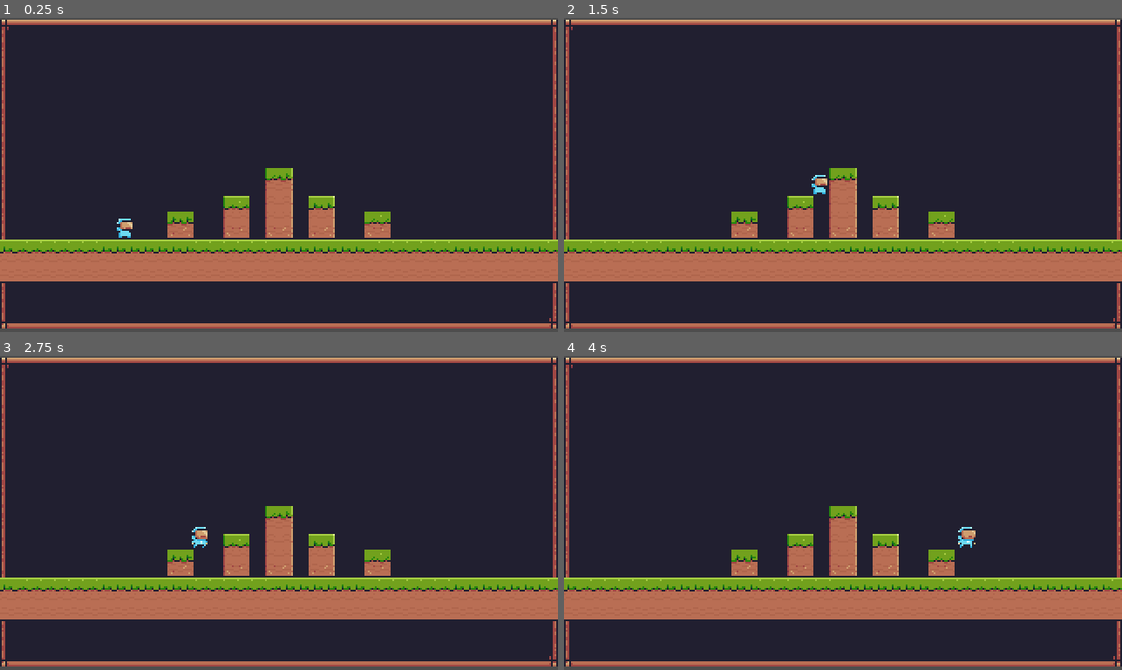
Above: before the commit, frames 1-4 (two rows, left to right).
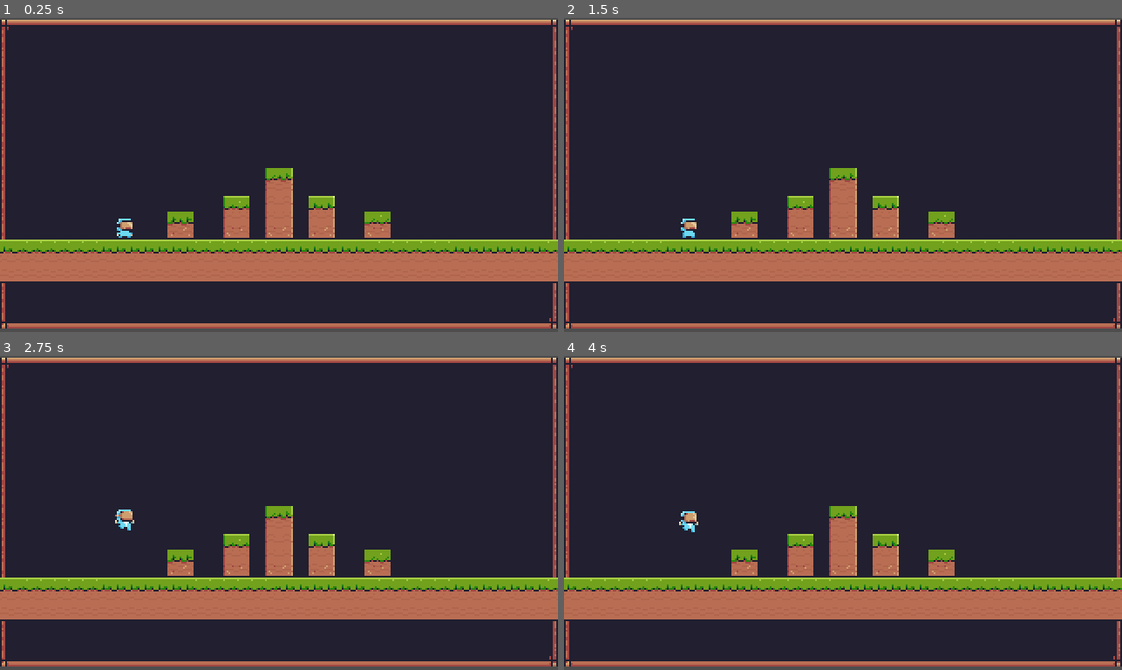
Above: after the commit, the same moments.

Repository: raysandzzz/just-leap
Game: Godot game, scene res://scenes/main_scene/main_scene.tscn
The game is run twice, just before and just after one commit, with the same random seed, the same clock (stepped at 60 frames per second) and the same inputs.
Inputs:
- Up to frame 1 (0.25 s): no input
- Up to frame 2 (1.5 s): tap Enter (ui_accept) at 0.5, 0.6 s; hold Right (ui_right) from 0.53 s (still down); tap W (jump, bound only after the commit) at 0.77, 0.8, 1.07, 1.35 s
- Up to frame 3 (2.75 s): tap W (jump, bound only after the commit) at 1.52, 1.82, 2.3 s; tap Enter (ui_accept) at 1.55, 2.1 s; release Right (ui_right) at 2.03 s; hold Left (ui_left) from 2.03 s (still down)
- Up to frame 4 (4 s): release Left (ui_left) at 2.78 s; hold Right (ui_right) from 2.78 s (still down); tap Enter (ui_accept) at 2.85 s; tap W (jump, bound only after the commit) at 3.02, 3.32, 3.6, 3.77 s

The runs differ from the first frame. In frame 1, less than 0.1% of the frame differs, in the area x 20-24%, y 68-70%; in frame 2, 0.2%; in frame 3, 0.3%, in the area x 20-38%, y 48-62%; in frame 4, 0.3%.

Commit message:
feat: update player script

Diff:
--- a/project.godot
+++ b/project.godot
@@ -23,6 +23,24 @@
 window/size/window_height_override=720
 window/stretch/mode="viewport"
 
+[input]
+
+jump={
+"deadzone": 0.2,
+"events": [Object(InputEventKey,"resource_local_to_scene":false,"resource_name":"","device":-1,"window_id":0,"alt_pressed":false,"shift_pressed":false,"ctrl_pressed":false,"meta_pressed":false,"pressed":false,"keycode":0,"physical_keycode":87,"key_label":0,"unicode":119,"location":0,"echo":false,"script":null)
+]
+}
+left={
+"deadzone": 0.2,
+"events": [Object(InputEventKey,"resource_local_to_scene":false,"resource_name":"","device":-1,"window_id":0,"alt_pressed":false,"shift_pressed":false,"ctrl_pressed":false,"meta_pressed":false,"pressed":false,"keycode":0,"physical_keycode":65,"key_label":0,"unicode":97,"location":0,"echo":false,"script":null)
+]
+}
+right={
+"deadzone": 0.2,
+"events": [Object(InputEventKey,"resource_local_to_scene":false,"resource_name":"","device":-1,"window_id":0,"alt_pressed":false,"shift_pressed":false,"ctrl_pressed":false,"meta_pressed":false,"pressed":false,"keycode":0,"physical_keycode":68,"key_label":0,"unicode":100,"location":0,"echo":false,"script":null)
+]
+}
+
 [layer_names]
 
 2d_physics/layer_1="Solid"
--- a/scenes/player/player.gd
+++ b/scenes/player/player.gd
@@ -1,25 +1,34 @@
 extends CharacterBody2D
 
+@export var animation: AnimatedSprite2D
 
-const SPEED = 200
-const JUMP_VELOCITY = -400.0
+var _speed: float = 200.0
+var _jump_speed: float = -320.0
 
+func _physics_process(delta: float):
+	# Gravity
+	velocity += get_gravity() * delta
 
-func _physics_process(delta: float) -> void:
-	# Add the gravity.
-	if not is_on_floor():
-		velocity += get_gravity() * delta
+	# Jump
+	if Input.is_action_just_pressed("jump") && is_on_floor():
+		velocity.y = _jump_speed
 
-	# Handle jump.
-	if Input.is_action_just_pressed("ui_accept") and is_on_floor():
-		velocity.y = JUMP_VELOCITY
+	# Horizontal movement
+	if Input.is_action_pressed("left"):
+		velocity.x = -(_speed)
+		animation.flip_h = true
+	elif Input.is_action_pressed("right"):
+		velocity.x = _speed
+		animation.flip_h = false
+	else:
+		velocity.x = 0
 
-	# Get the input direction and handle the movement/deceleration.
-	# As good practice, you should replace UI actions with custom gameplay actions.
-	var direction := Input.get_axis("ui_left", "ui_right")
-	if direction:
-		velocity.x = direction * SPEED
+	# Animation
+	if !is_on_floor():
+		animation.play("Fall")
+	elif velocity.x != 0:
+		animation.play("Run")
 	else:
-		velocity.x = move_toward(velocity.x, 0, SPEED)
+		animation.play("Idle")
 
 	move_and_slide()
--- a/scenes/player/player.tscn
+++ b/scenes/player/player.tscn
@@ -283,8 +283,9 @@
 [sub_resource type="RectangleShape2D" id="RectangleShape2D_rw8a5"]
 size = Vector2(22, 25)
 
-[node name="Player" type="CharacterBody2D" unique_id=182577052]
+[node name="Player" type="CharacterBody2D" unique_id=182577052 node_paths=PackedStringArray("animation")]
 script = ExtResource("1_75vfm")
+animation = NodePath("AnimatedSprite2D")
 
 [node name="AnimatedSprite2D" type="AnimatedSprite2D" parent="." unique_id=786820799]
 sprite_frames = SubResource("SpriteFrames_8w0r3")
Not shown, changed: scenes/player/player.gd.uid
Not shown: 1 places in scenes/player/player.tscn that only renumber resources
